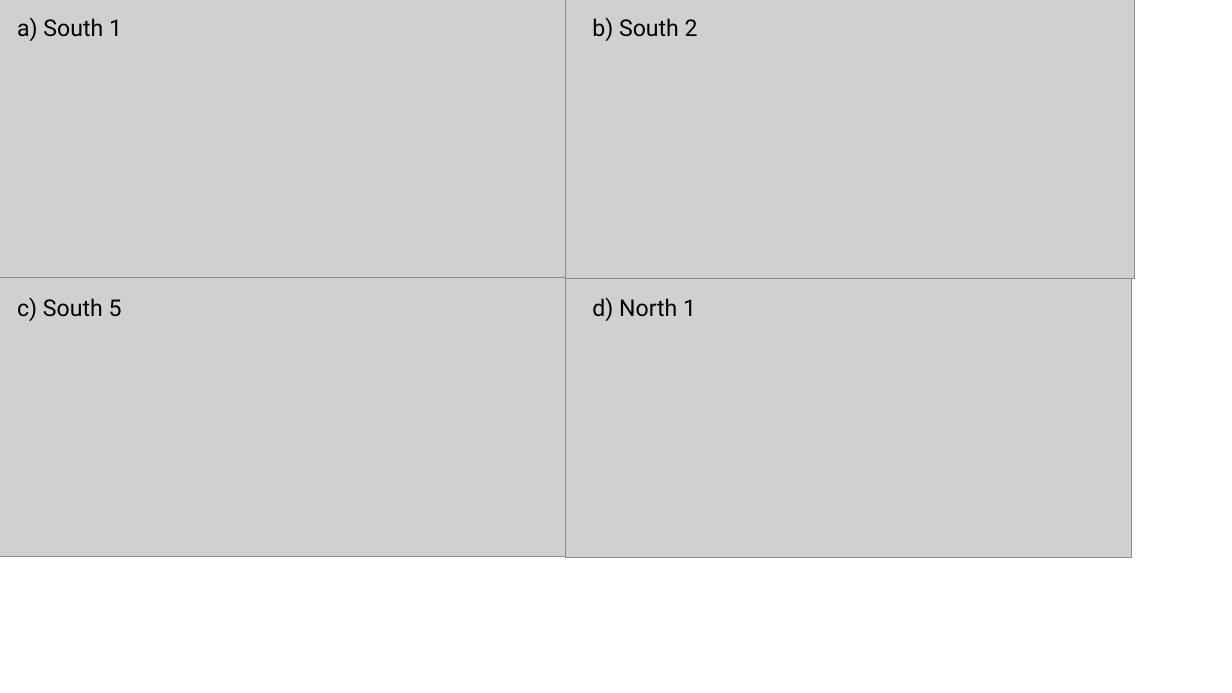
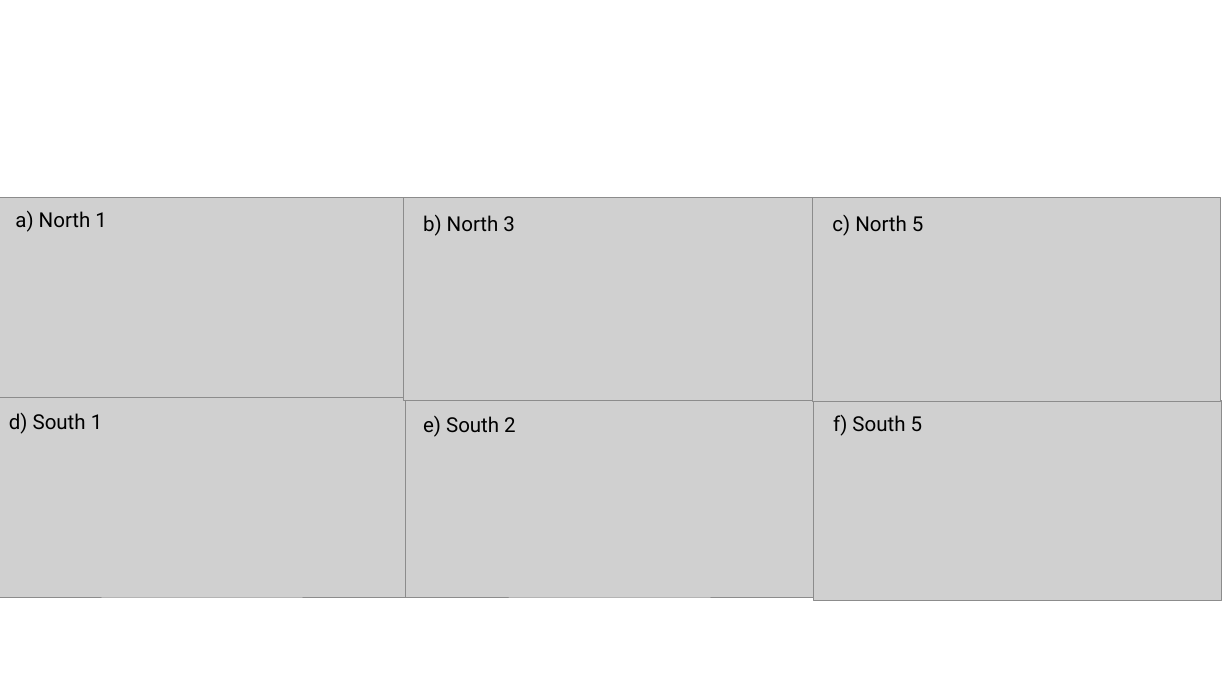
Before and after one commit to lsperezm/Martian_Icy_Scarps, a slide deck: slide 1 of FiguresLPSC.pptx. Drawn at 1232x693 pixels with LibreOffice and Linux fonts; fonts in the diff are those of the drawing; grey boxes stand for pictures. Boxes give left, top, right and bottom in pixels: in the first picture for what was removed or moved away, otherwise in the second. Text is boxed around its words. In the diff, an @@ line names an element or a change of style, - is before the commit and + after.

```diff
--- a/FiguresLPSC.pptx
+++ b/FiguresLPSC.pptx
@@ picture: place and size @@
-picture at [566,278,1132,557]
+picture at [0,198,403,398]
@@ picture added at [404,198,813,401] @@
@@ picture added at [812,198,1221,402] @@
@@ text at [15,211,107,232]: text changed; size 18 to 16 pt @@
-d) North 1
+a) North 1
@@ text added at [423,215,515,236], 16 pt, text #000000 @@
+b) North 3
@@ text added at [832,215,924,236], 16 pt, text #000000 @@
+c) North 5
@@ picture: place and size @@
-picture at [0,0,566,278]
+picture at [0,397,406,597]
@@ text at [9,413,103,434]: text changed; size 18 to 16 pt @@
-a) South 1
+d) South 1
@@ picture: place and size @@
-picture at [566,0,1134,278]
+picture at [406,397,813,597]
@@ text at [423,416,516,437]: text changed; size 18 to 16 pt @@
-b) South 2
+e) South 2
@@ picture: place and size @@
-picture at [0,277,566,556]
+picture at [813,401,1221,602]
@@ text at [833,415,923,436]: text changed; size 18 to 16 pt @@
-c) South 5
+f) South 5
```
Also in this commit, not shown: 11 other files.
